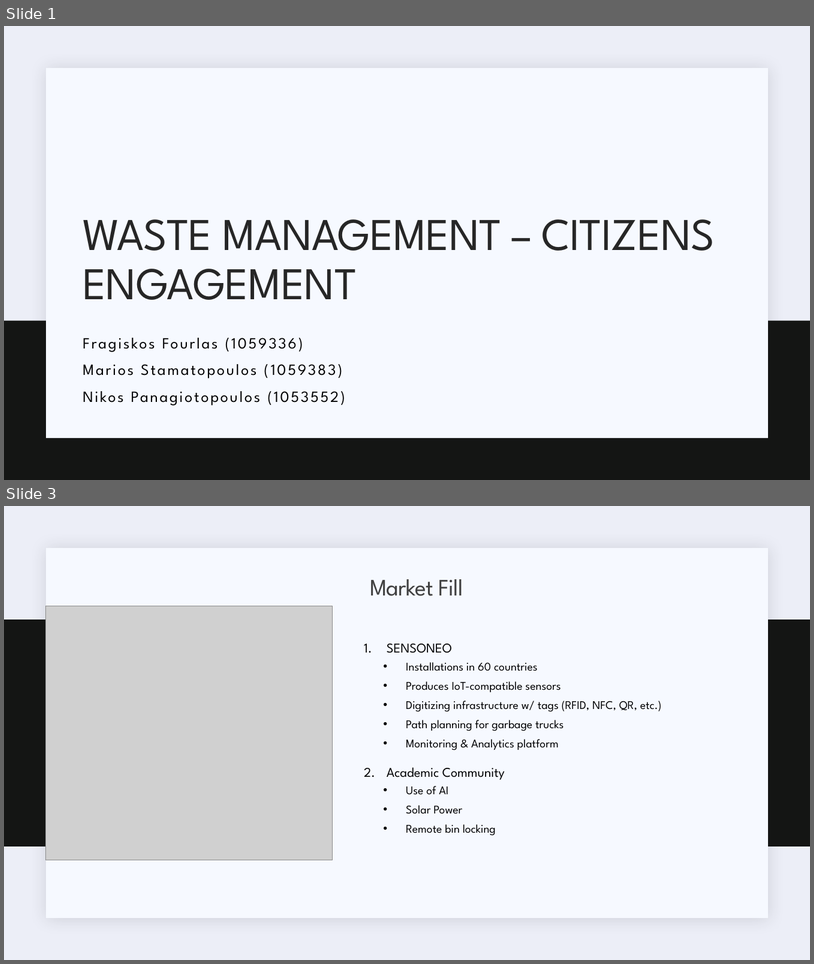
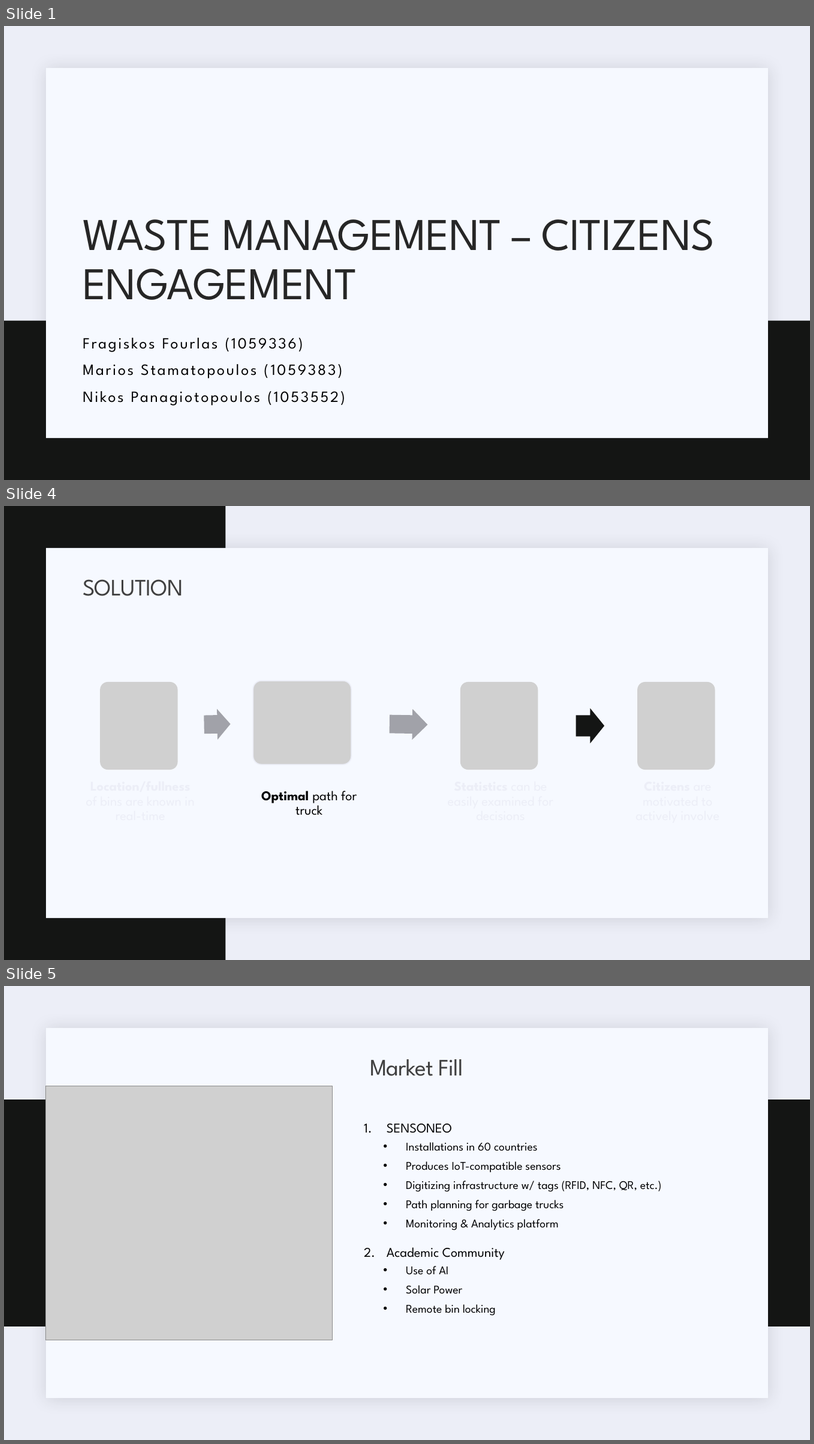
Before and after one commit to marios-stam/Project_IOT, a slide deck: Powerpoints/First Presentation/Waste-management-Final.pptx. Shown one above the other, each under a label of ours: slides 1 and 3 before the commit, slides 1, 4 and 5 after it; the slides between them are not shown. The pictures are 814x964 and 814x1444 pixels, drawn with LibreOffice and Linux fonts; fonts in the diff are those of the drawing; grey boxes stand for pictures. Boxes give left, top, right and bottom in pixels: in the first picture for what was removed or moved away, otherwise in the second. Text is boxed around its words. In the diff, an @@ line names an element or a change of style, - is before the commit and + after.

```diff
--- a/Powerpoints/First Presentation/Waste-management-Final.pptx
+++ b/Powerpoints/First Presentation/Waste-management-Final.pptx
@@ slide 4 added at (4,506,810,960), background #ECEEF7; not listed: 1 template element that a slide beside it also shows @@
@@ rectangle added at (4,506,225,960), fill #141514 @@
@@ title added at (83,579,183,596), 28 pt, text #404040 @@
+SOLUTION
@@ group added at (100,681,716,815): 4 pictures, 3 right arrows, 1 text @@
+Optimal path for truck
@@ what was slide 3 is now slide 5 @@
```
Also in this commit, not shown: 1 slide changed, 1 other slide added.
